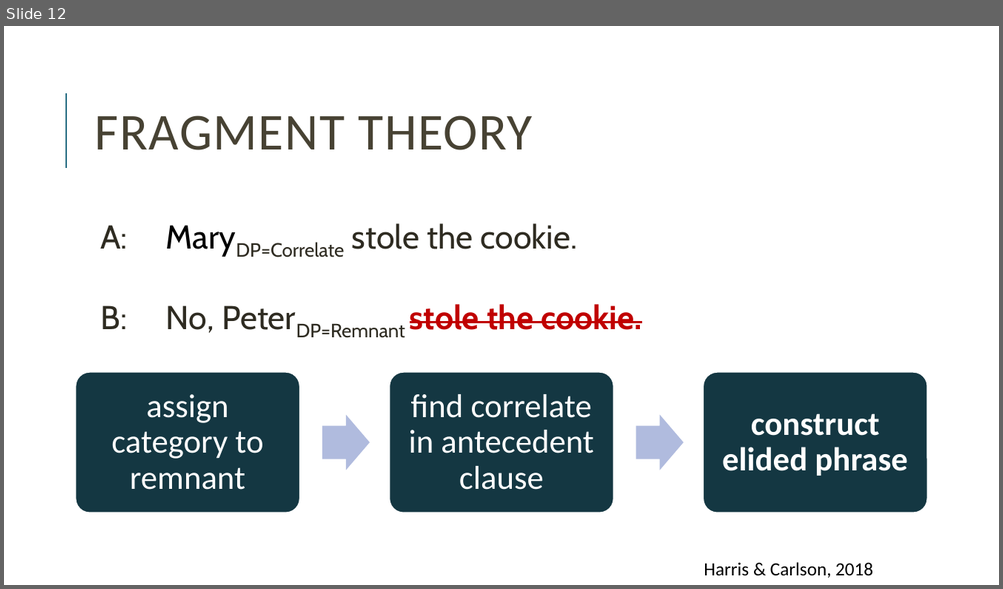
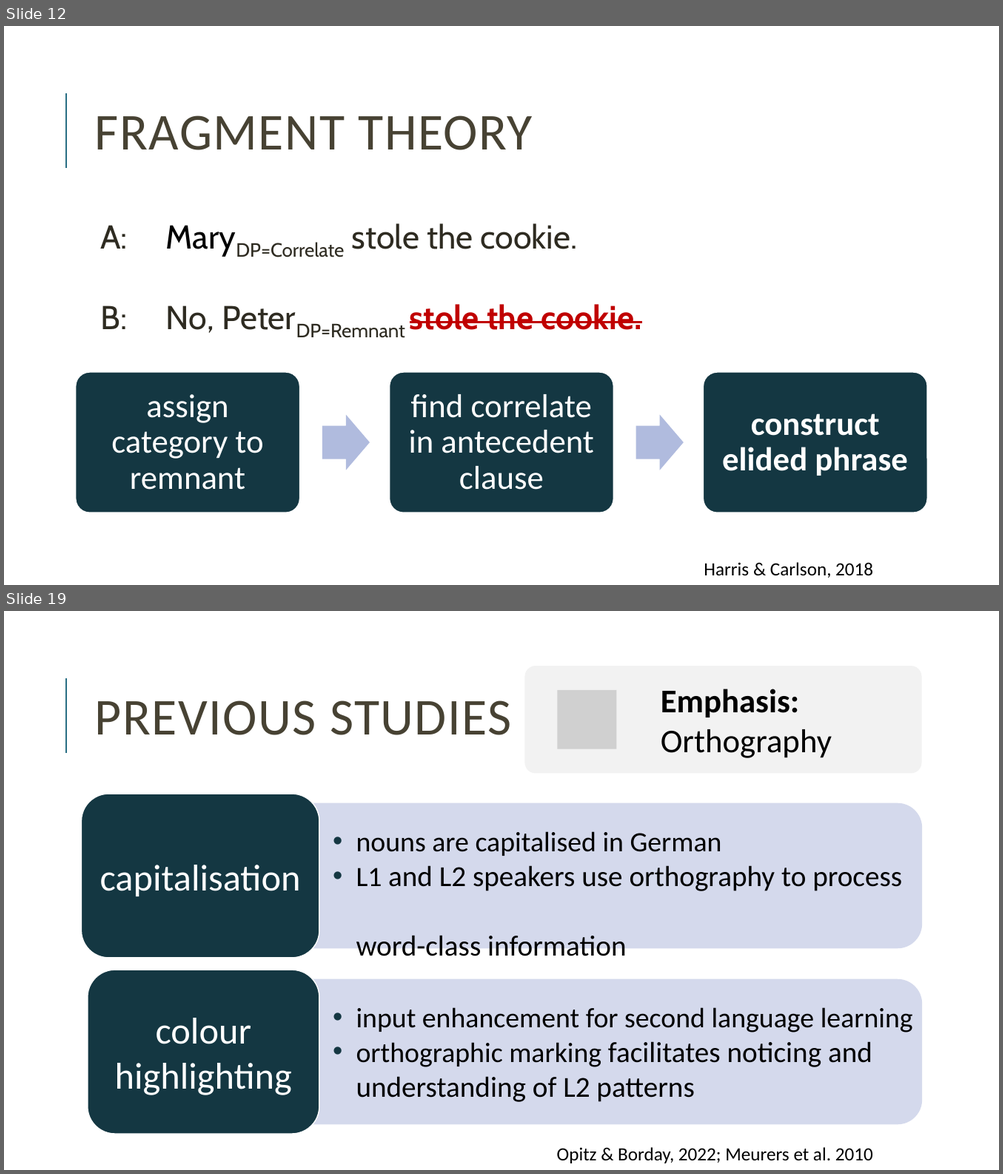
Before and after one commit to miriamschiele/MA, a slide deck: presentation/Miriam Schiele, MA presentation.pptx. Shown one above the other, each under a label of ours: slide 12 before the commit, slides 12 and 19 after it; the slides between them are not shown. The pictures are 1003x589 and 1003x1174 pixels, drawn with LibreOffice and Linux fonts; fonts in the diff are those of the drawing; grey boxes stand for pictures. Boxes give left, top, right and bottom in pixels: in the first picture for what was removed or moved away, otherwise in the second. Text is boxed around its words. In the diff, an @@ line names an element or a change of style, - is before the commit and + after.

```diff
--- a/presentation/Miriam Schiele, MA presentation.pptx
+++ b/presentation/Miriam Schiele, MA presentation.pptx
@@ slide 19 added at box(4, 611, 999, 1170), background #FFFFFF; not listed: 1 template element that a slide beside it also shows @@
@@ rounded rectangle added at box(525, 666, 922, 773), fill #F2F2F2 @@
@@ picture added at box(558, 690, 617, 749) @@
@@ text added at box(660, 689, 831, 758), 32 pt, text #000000 @@
+Emphasis:
+Orthography
@@ title added at box(95, 701, 511, 735), 50 pt, text #474233 @@
+PREVIOUS STUDIES
@@ rounded rectangle added at box(82, 794, 319, 958), fill #143742, outline #FFFFFF 1 pt, 36 pt, text #FFFFFF @@
+capitalisation
@@ rounded rectangle added at box(196, 803, 922, 948), fill #D4D9EC, outline #D4D9EC 1 pt @@
@@ text added at box(356, 832, 902, 963), 28 pt, text #000000 @@
+• nouns are capitalised in German
+• L1 and L2 speakers use orthography to process
+  word-class information
@@ rounded rectangle added at box(88, 970, 319, 1134), fill #143742, outline #FFFFFF 1 pt, 36 pt, text #FFFFFF @@
+colour highlighting
@@ rounded rectangle added at box(196, 980, 922, 1125), fill #D4D9EC, outline #D4D9EC 1 pt @@
@@ text added at box(356, 1008, 913, 1102), 27 pt, text #000000 @@
+• input enhancement for second language learning
+• orthographic marking facilitates noticing and
+  understanding of L2 patterns
@@ text added at box(557, 1147, 873, 1164), 18 pt, text #000000 @@
+Opitz & Borday, 2022; Meurers et al. 2010
```
Also in this commit, not shown: 3 slides changed, 3 other slides added.
